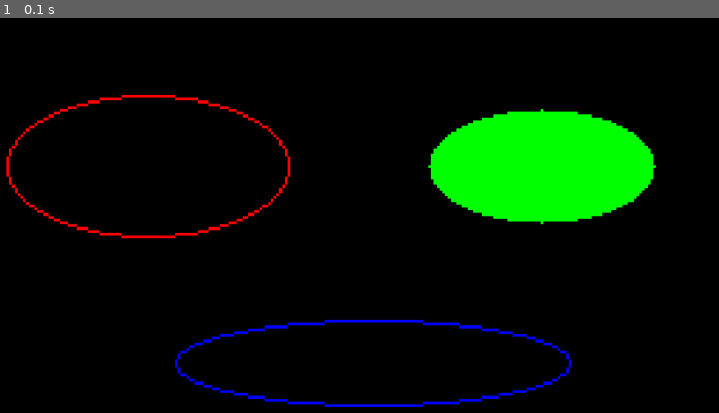
Above: before the commit, frame 1.
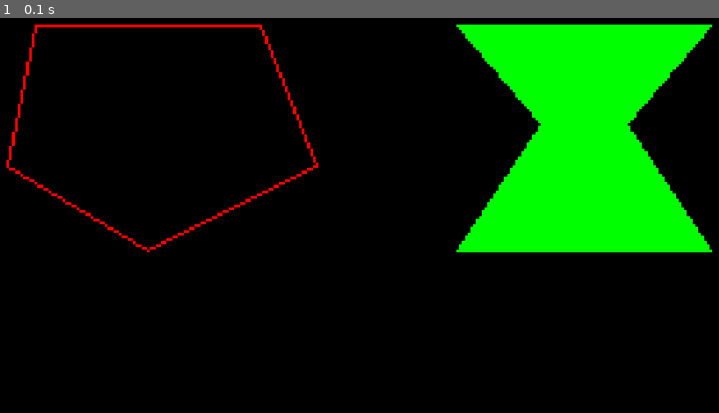
Above: after the commit, the same moment.

Repository: Christever/FantasyComputer128
Game: LÖVE game, started from main.lua
The game is run twice, just before and just after one commit, with the same random seed, the same clock (stepped at 60 frames per second) and the same inputs.
Inputs:
- Up to frame 1 (0.1 s): no input

The runs differ from the first frame. In frame 1, 15% of the frame differs, in the area x 0-100%, y 1-99%.

Commit message:
Ajoute les fonctions drawPolygon et fillPolygon pour dessiner des polygones, et mets à jour les tests vidéo pour les inclure.

Diff:
--- a/system/video/Video.lua
+++ b/system/video/Video.lua
@@ -472,6 +472,82 @@
     end
 end
 
+--- Dessine le contour d'un polygone.
+---@param points table Liste de sommets { x = number, y = number }.
+---@param colorIndex? integer Index de couleur (0-255). Utilise la couleur actuelle si absent.
+function Video:drawPolygon(points, colorIndex)
+    colorIndex = colorIndex or self.currentColor
+
+    assert(#points >= 3, "Un polygone doit avoir au moins 3 sommets")
+
+    for i = 1, #points do
+        local current = points[i]
+        local nextPoint = points[(i % #points) + 1]
+
+        self:drawLine(
+            current.x,
+            current.y,
+            nextPoint.x,
+            nextPoint.y,
+            colorIndex
+        )
+    end
+end
+
+--- Dessine un polygone plein (convexe ou concave).
+---@param points table Liste de sommets { x = number, y = number }.
+---@param colorIndex? integer Index de couleur (0-255). Utilise la couleur actuelle si absent.
+function Video:fillPolygon(points, colorIndex)
+    colorIndex = colorIndex or self.currentColor
+
+    assert(#points >= 3, "Un polygone doit avoir au moins 3 sommets")
+
+    local minY = points[1].y
+    local maxY = points[1].y
+
+    for i = 2, #points do
+        minY = math.min(minY, points[i].y)
+        maxY = math.max(maxY, points[i].y)
+    end
+
+    for y = minY, maxY do
+        local intersections = {}
+
+        for i = 1, #points do
+            local current = points[i]
+            local nextPoint = points[(i % #points) + 1]
+
+            local y1 = current.y
+            local y2 = nextPoint.y
+
+            -- Ignore les côtés horizontaux et évite
+            -- de compter deux fois les sommets.
+            if (y1 <= y and y < y2) or (y2 <= y and y < y1) then
+                local x = current.x
+                    + (y - y1) * (nextPoint.x - current.x) / (y2 - y1)
+
+                table.insert(intersections, x)
+            end
+        end
+
+        table.sort(intersections)
+
+        -- Remplit les zones comprises entre les intersections.
+        for i = 1, #intersections - 1, 2 do
+            self:drawLine(
+                math.ceil(intersections[i]),
+                y,
+                math.floor(intersections[i + 1]),
+                y,
+                colorIndex
+            )
+        end
+    end
+
+    -- Redessine le contour pour obtenir des bords nets.
+    self:drawPolygon(points, colorIndex)
+end
+
 --- Affiche l'image vidéo sans déformation
 function Video:draw()
     if not self.image then return end
--- a/system/video/VideoTest.lua
+++ b/system/video/VideoTest.lua
@@ -13,17 +13,28 @@
     Palette.setColor(2, 0, 255, 0)
     Palette.setColor(3, 0, 0, 255)
     Palette.setColor(4, 255, 255, 255)
-
     video:clear(0)
 
+    -- Polygone convexe vide
     video:setColor(1)
-    video:drawEllipse(80, 80, 50, 25)
+    video:drawPolygon({
+        { x = 40,  y = 30 },
+        { x = 120, y = 30 },
+        { x = 140, y = 80 },
+        { x = 80,  y = 110 },
+        { x = 30,  y = 80 }
+    })
 
+    -- Polygone concave plein
     video:setColor(2)
-    video:fillEllipse(220, 80, 40, 20)
-
-    video:setColor(3)
-    video:drawEllipse(160, 150, 70, 15)
+    video:fillPolygon({
+        { x = 190, y = 30 },
+        { x = 280, y = 30 },
+        { x = 250, y = 65 },
+        { x = 280, y = 110 },
+        { x = 190, y = 110 },
+        { x = 220, y = 65 }
+    })
     print("Test setPixel terminé")
 end
 
